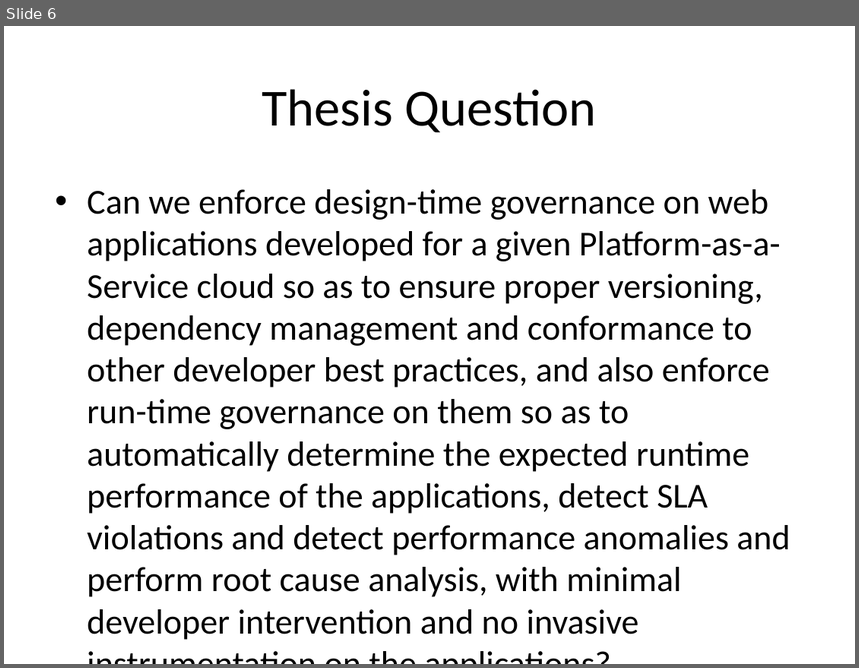
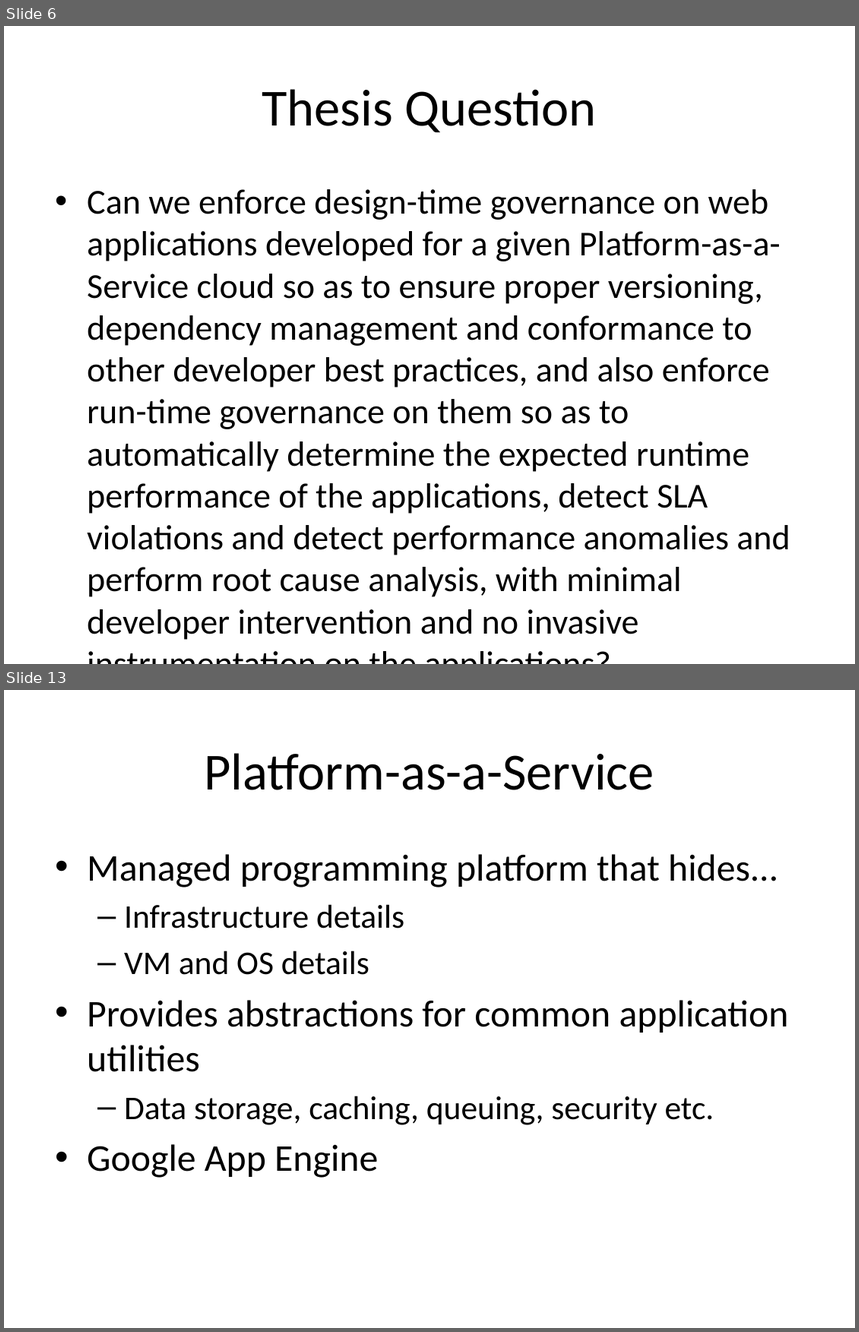
Before and after one commit to Dithn/eager-appscale, a slide deck: Eager/elk-experiment/appserver/system_design.pptx. Shown one above the other, each under a label of ours: slide 6 before the commit, slides 6 and 13 after it; the slides between them are not shown. The pictures are 859x668 and 859x1332 pixels, drawn with LibreOffice and Linux fonts; fonts in the diff are those of the drawing. Boxes give left, top, right and bottom in pixels: in the first picture for what was removed or moved away, otherwise in the second. Text is boxed around its words. In the diff, an @@ line names an element or a change of style, - is before the commit and + after.

```diff
--- a/Eager/elk-experiment/appserver/system_design.pptx
+++ b/Eager/elk-experiment/appserver/system_design.pptx
@@ slide 13 added at <box>4,690,855,1328</box>, background #FFFFFF @@
@@ title added at <box>204,753,655,790</box>, 44 pt, text #000000 @@
+Platform-as-a-Service
@@ text added at <box>87,854,789,1178</box>, 32 pt, text #000000 @@
+• Managed programming platform that hides…
+  – Infrastructure details
+  – VM and OS details
+• Provides abstractions for common application utilities
+  – Data storage, caching, queuing, security etc.
+• Google App Engine
```
Also in this commit, not shown: 9 other slides added.
